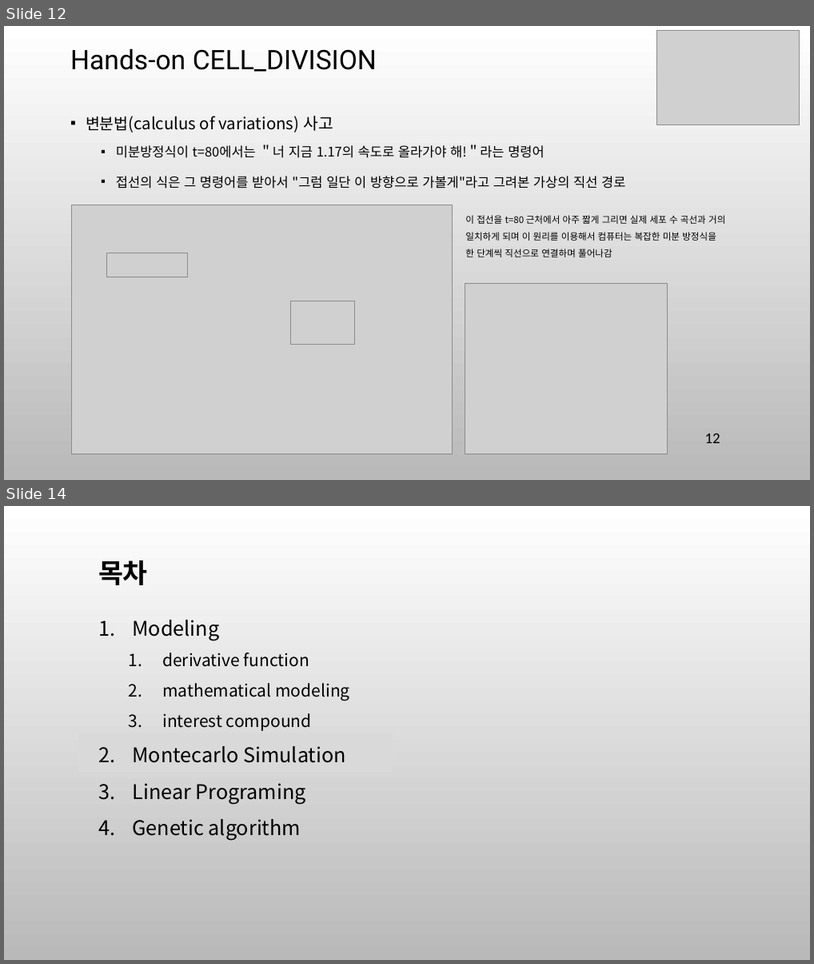
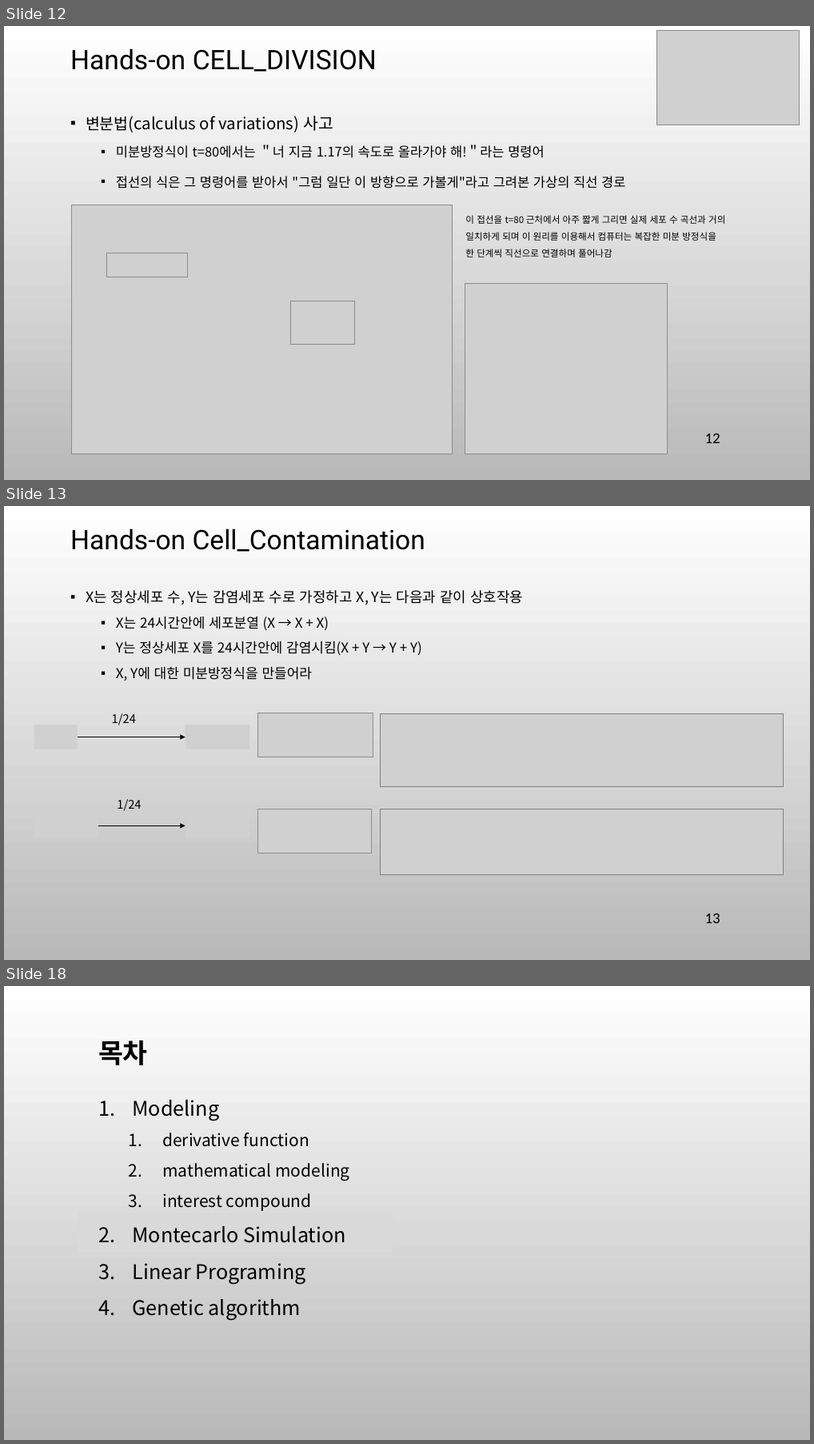
Before and after one commit to ancestor9/mathematics-for-machine-learning, a slide deck: 8_Modeling & Simulation.pptx. Shown one above the other, each under a label of ours: slides 12 and 14 before the commit, slides 12, 13 and 18 after it; the slides between them are not shown. The pictures are 814x964 and 814x1444 pixels, drawn with LibreOffice and Linux fonts; fonts in the diff are those of the drawing; grey boxes stand for pictures; background and template pictures are left out. Boxes give left, top, right and bottom in pixels: in the first picture for what was removed or moved away, otherwise in the second. Text is boxed around its words. In the diff, an @@ line names an element or a change of style, - is before the commit and + after.

```diff
--- a/8_Modeling & Simulation.pptx
+++ b/8_Modeling & Simulation.pptx
@@ slide 13 added at [4,506,810,960], background picture (left out) @@
@@ title added at [70,528,426,552], 32 pt, text #000000 @@
+Hands-on Cell_Contamination
@@ text added at [86,590,523,680], 16.1 pt, text #000000 @@
+▪ X는 정상세포 수, Y는 감염세포 수로 가정하고 X, Y는 다음과 같이 상호작용
+  ▪ X는 24시간안에 세포분열 (X → X + X)
+  ▪ Y는 정상세포 X를 24시간안에 감염시킴(X + Y → Y + Y)
+  ▪ X, Y에 대한 미분방정식을 만들어라
@@ text added at [112,713,136,725], 14 pt, text #000000 @@
+1/24
@@ picture added at [258,713,373,757] @@
@@ picture added at [381,713,784,787] @@
@@ picture added at [34,724,77,748] @@
@@ arrow added from (77, 737) to (186, 737), #000000 0.75 pt @@
@@ picture added at [186,724,250,748] @@
@@ picture added at [34,813,99,837] @@
@@ text added at [117,799,141,811], 14 pt, text #000000 @@
+1/24
@@ picture added at [186,813,250,837] @@
@@ picture added at [258,808,372,852] @@
@@ picture added at [381,808,784,875] @@
@@ arrow added from (98, 825) to (186, 825), #000000 0.75 pt @@
@@ page number added at [706,913,721,923], 18 pt, text #000000 @@
+13
@@ what was slide 14 is now slide 18 @@
```
Also in this commit, not shown: 12 slides changed, 7 other slides added, 2 slides removed.
